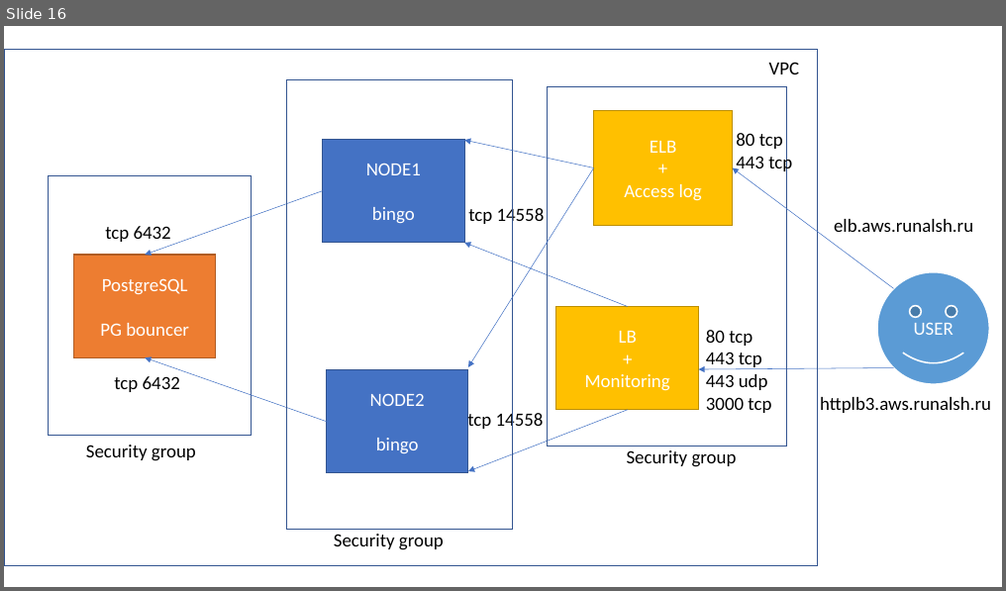
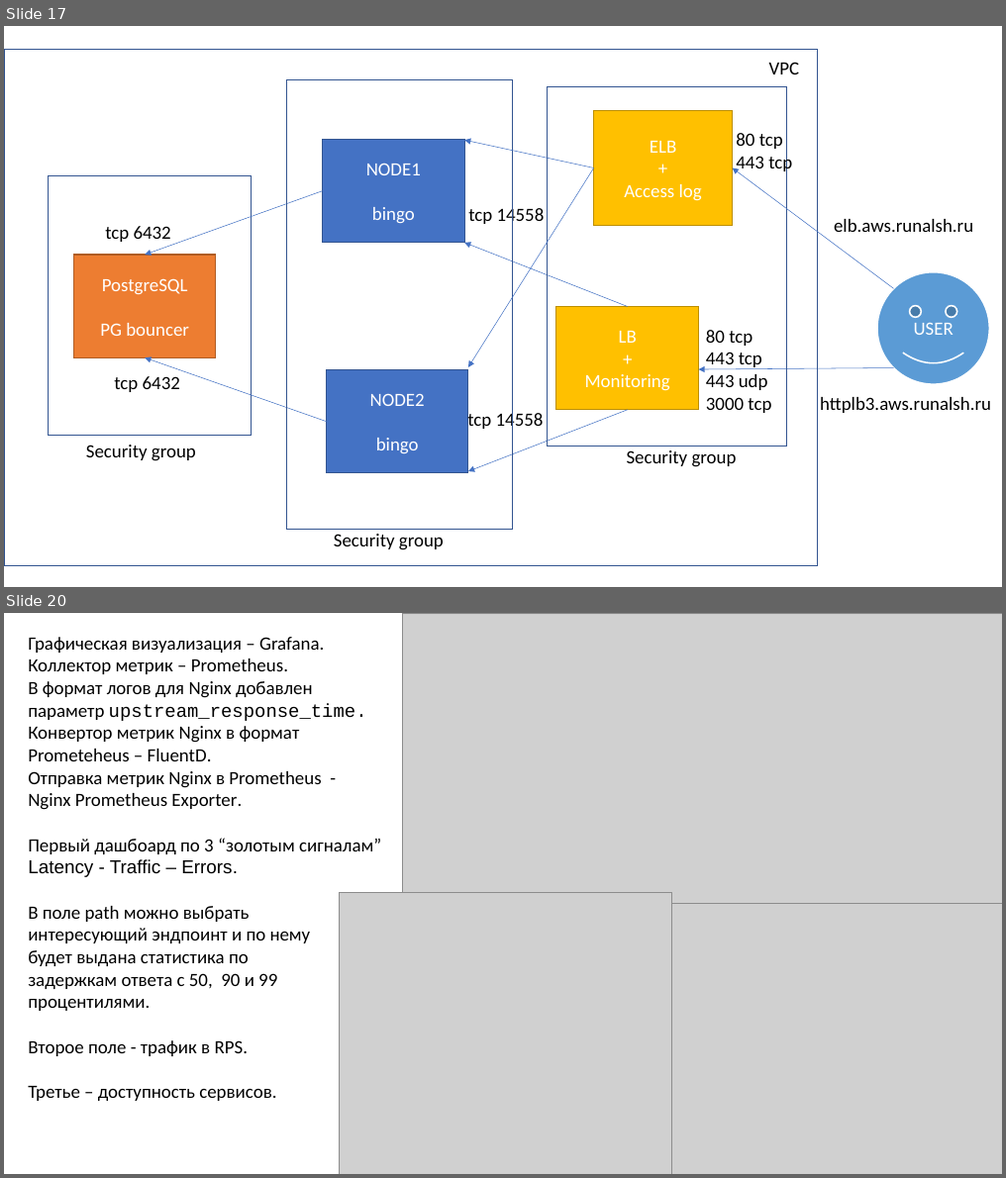
Before and after one commit to runalsh/yandex-young-devops-training, a slide deck: presentation.pptx. Shown one above the other, each under a label of ours: slide 16 before the commit, slides 17 and 20 after it; the slides between them are not shown. The pictures are 1006x591 and 1006x1178 pixels, drawn with LibreOffice and Linux fonts; fonts in the diff are those of the drawing; grey boxes stand for pictures. Boxes give left, top, right and bottom in pixels: in the first picture for what was removed or moved away, otherwise in the second. Text is boxed around its words. In the diff, an @@ line names an element or a change of style, - is before the commit and + after.

```diff
--- a/presentation.pptx
+++ b/presentation.pptx
@@ slide 20 added at [4,613,1002,1174], background #FFFFFF @@
@@ text added at [28,637,381,1101], 18 pt, text #000000 @@
+Графическая визуализация – Grafana.
+Коллектор метрик – Prometheus.
+В формат логов для Nginx добавлен
+параметр upstream_response_time.
+Конвертор метрик Nginx в формат
+Prometeheus – FluentD.
+Отправка метрик Nginx в Prometheus - Nginx Prometheus Exporter.
+Первый дашбоард по 3 “золотым сигналам” Latency - Traffic – Errors.
+В поле path можно выбрать
+интересующий эндпоинт и по нему
+будет выдана статистика по
+задержкам ответа с 50, 90 и 99 процентилями.
+Второе поле - трафик в RPS.
+Третье – доступность сервисов.
@@ picture added at [402,613,1002,917] @@
@@ picture added at [340,892,672,1174] @@
@@ picture added at [672,903,1002,1174] @@
@@ what was slide 16 is now slide 17 @@
```
Also in this commit, not shown: 1 slide changed, 7 other slides added, 4 slides removed, 19 other files.
